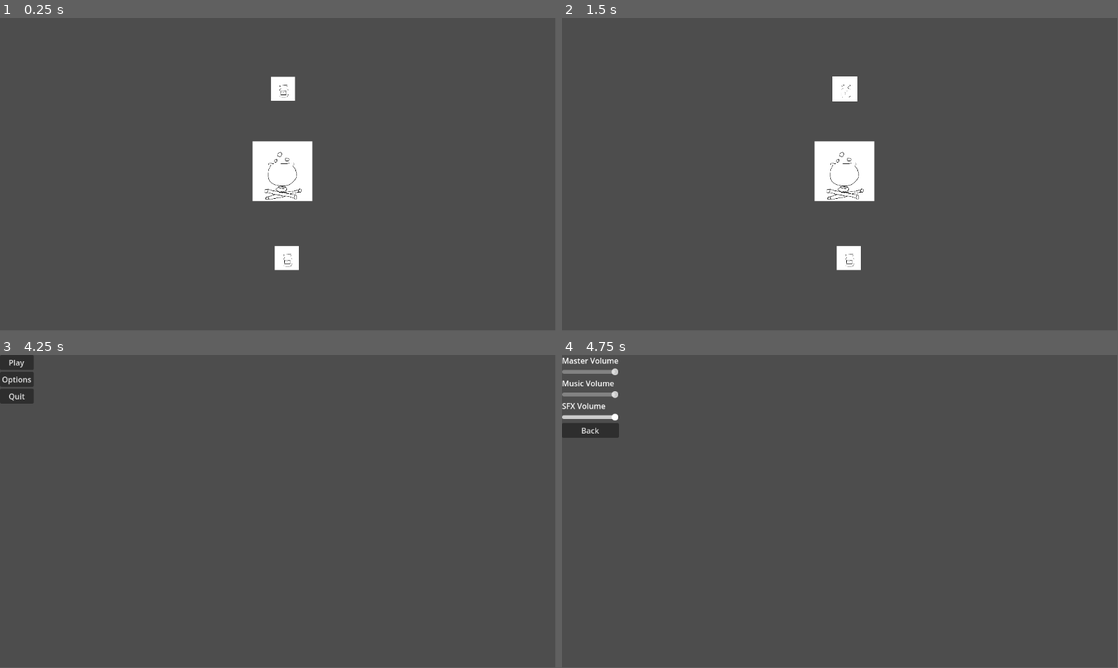
Above: before the commit, frames 1-4 (two rows, left to right).
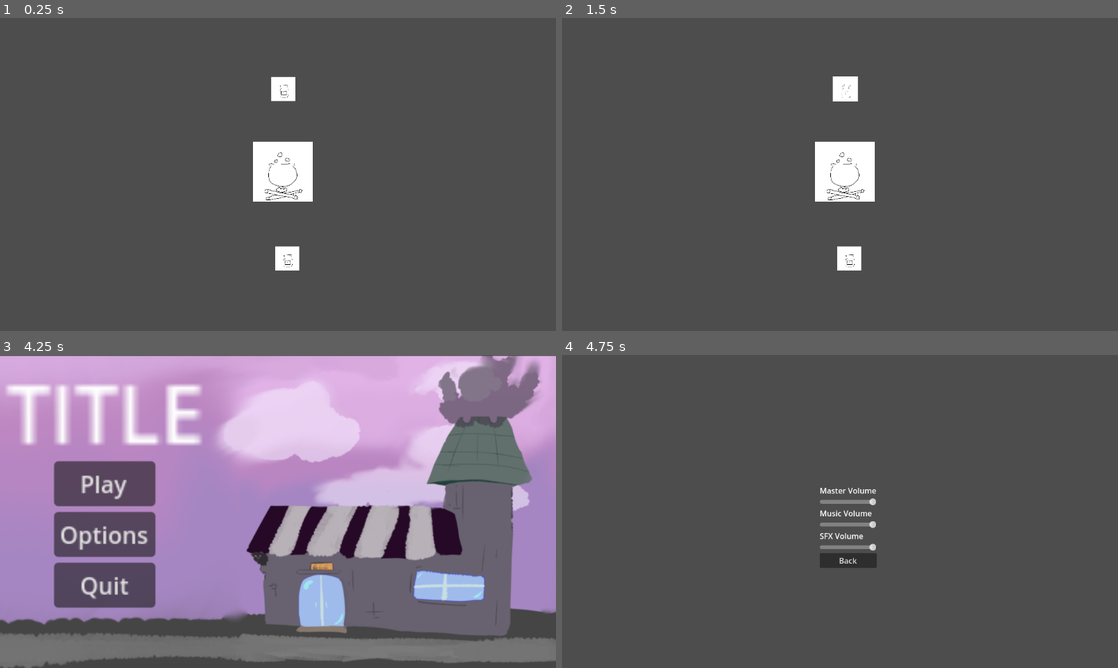
Above: after the commit, the same moments.

Repository: IFlewDowntheStairsOnce/AFK_Atelier
Game: Godot game, scene res://scenes/game.tscn
The game is run twice, just before and just after one commit, with the same random seed, the same clock (stepped at 60 frames per second) and the same inputs.
Inputs (mouse positions are in pixels of both pictures, inside the frame that each line leads up to):
- Up to frame 1 (0.25 s): no input
- Up to frame 2 (1.5 s): tap Enter at 0.5 s; move the mouse to (845, 171) at 0.52 s; click (845, 171) at 0.6 s; tap Space at 1.25 s; move the mouse to (845, 89) at 1.27 s; click (845, 89) at 1.35 s
- Up to frame 3 (4.25 s): tap Enter at 2, 3.5 s; move the mouse to (289, 596) at 2.02 s; click (289, 596) at 2.1 s; tap Space at 2.75 s; move the mouse to (250, 574) at 2.77 s; click (250, 574) at 2.85 s; move the mouse to (444, 558) at 3.52 s; click (444, 558) at 3.6 s; tap Escape (pause) at 4.15 s
- Up to frame 4 (4.75 s): click "Options" at 4.25 s
In our replay, the window is 799x449 before the commit and 800x450 after it. These sizes can differ from the game's own. Grey fills any space a smaller window leaves; there, only what the larger window draws over its background counts as a difference.

The runs differ from the first frame. In frame 1, 0.4% of the frame differs, in the area x 45-57%, y 18-81%; in frame 2, 0.4%; in frame 3, 86%, in the area x 0-100%, y 0-100%; in frame 4, 2.3%.

Commit message:
Updated main menu
Updated main menu and organized assets

Diff:
--- a/project.godot
+++ b/project.godot
@@ -14,6 +14,10 @@
 run/main_scene="res://scenes/game.tscn"
 config/features=PackedStringArray("4.3", "Forward Plus")
 config/icon="res://icon.svg"
+
+[display]
+
+window/stretch/mode="viewport"
 
 [global_group]
 
--- a/scenes/generics/generic_cauldron.tscn
+++ b/scenes/generics/generic_cauldron.tscn
@@ -1,8 +1,8 @@
 [gd_scene load_steps=5 format=3 uid="uid://davwn74ysxkvq"]
 
-[ext_resource type="Texture2D" uid="uid://bsutrvwydgpho" path="res://assets/temp_cauldron.png" id="1_q8f5d"]
+[ext_resource type="Texture2D" uid="uid://bsutrvwydgpho" path="res://assets/pngs/temp_cauldron.png" id="1_q8f5d"]
 [ext_resource type="Script" path="res://scripts/generics/generic_cauldron.gd" id="1_qswpq"]
-[ext_resource type="AudioStream" uid="uid://87eot30v1clq" path="res://assets/cauldron-bubbling-1-232444.mp3" id="3_d3juq"]
+[ext_resource type="AudioStream" uid="uid://87eot30v1clq" path="res://assets/mp3s/cauldron-bubbling-1-232444.mp3" id="3_d3juq"]
 
 [sub_resource type="CircleShape2D" id="CircleShape2D_6sb2h"]
 radius = 72.6911
@@ -21,5 +21,7 @@
 
 [node name="bubbling_AudioStreamPlayer2D" type="AudioStreamPlayer2D" parent="."]
 stream = ExtResource("3_d3juq")
+volume_db = -10.0
+bus = &"sfx"
 
 [connection signal="input_event" from="Area2D" to="." method="_on_area_2d_input_event"]
--- a/scenes/generics/generic_ingredient.tscn
+++ b/scenes/generics/generic_ingredient.tscn
@@ -1,9 +1,9 @@
 [gd_scene load_steps=6 format=3 uid="uid://7ltgkqo1p1n6"]
 
 [ext_resource type="Script" path="res://scripts/generics/generic_ingredient.gd" id="1_dxjh5"]
-[ext_resource type="Texture2D" uid="uid://b7alt8gsq32r8" path="res://assets/temp_ingredient.png" id="1_kmtng"]
-[ext_resource type="AudioStream" uid="uid://s6aie3bipc10" path="res://assets/splash-6213.mp3" id="3_5jbpv"]
-[ext_resource type="AudioStream" uid="uid://b0rk3c76i05xu" path="res://assets/grab1.mp3" id="4_qx11h"]
+[ext_resource type="Texture2D" uid="uid://b7alt8gsq32r8" path="res://assets/pngs/temp_ingredient.png" id="1_kmtng"]
+[ext_resource type="AudioStream" uid="uid://s6aie3bipc10" path="res://assets/mp3s/splash-6213.mp3" id="3_5jbpv"]
+[ext_resource type="AudioStream" uid="uid://b0rk3c76i05xu" path="res://assets/mp3s/grab1.mp3" id="4_qx11h"]
 
 [sub_resource type="CapsuleShape2D" id="CapsuleShape2D_12p7k"]
 
@@ -22,9 +22,11 @@
 
 [node name="splash_AudioStreamPlayer2D" type="AudioStreamPlayer2D" parent="."]
 stream = ExtResource("3_5jbpv")
+bus = &"sfx"
 
 [node name="grab_AudioStreamPlayer2D" type="AudioStreamPlayer2D" parent="."]
 stream = ExtResource("4_qx11h")
+bus = &"sfx"
 
 [connection signal="area_entered" from="Area2D" to="." method="_on_area_2d_area_entered"]
 [connection signal="area_exited" from="Area2D" to="." method="_on_area_2d_area_exited"]
--- a/scenes/menus/main_menu.tscn
+++ b/scenes/menus/main_menu.tscn
@@ -1,6 +1,7 @@
-[gd_scene load_steps=2 format=3 uid="uid://dag26cppfxbo2"]
+[gd_scene load_steps=3 format=3 uid="uid://dag26cppfxbo2"]
 
 [ext_resource type="Script" path="res://scripts/menus/main_menu.gd" id="1_xsxa8"]
+[ext_resource type="Texture2D" uid="uid://bagw1jve4lu5s" path="res://assets/pngs/menu_background.png" id="2_actym"]
 
 [node name="mainMenu" type="Control"]
 layout_mode = 3
@@ -11,10 +12,27 @@
 grow_vertical = 2
 script = ExtResource("1_xsxa8")
 
+[node name="MenuBackground" type="Sprite2D" parent="."]
+position = Vector2(780, 325)
+scale = Vector2(1.2915, 1.2915)
+texture = ExtResource("2_actym")
+
+[node name="Label" type="Label" parent="."]
+layout_mode = 2
+offset_left = 14.0
+offset_top = 3.0
+offset_right = 84.0
+offset_bottom = 26.0
+scale = Vector2(10.0497, 10.0497)
+text = "TITLE"
+
 [node name="MarginContainer" type="MarginContainer" parent="."]
 layout_mode = 0
-offset_right = 40.0
-offset_bottom = 40.0
+offset_left = 112.0
+offset_top = 220.0
+offset_right = 182.0
+offset_bottom = 321.0
+scale = Vector2(3, 3)
 
 [node name="VBoxContainer" type="VBoxContainer" parent="MarginContainer"]
 layout_mode = 2
--- a/scenes/menus/options_menu.tscn
+++ b/scenes/menus/options_menu.tscn
@@ -14,8 +14,10 @@
 
 [node name="MarginContainer" type="MarginContainer" parent="."]
 layout_mode = 0
-offset_right = 40.0
-offset_bottom = 40.0
+offset_left = 534.0
+offset_top = 269.0
+offset_right = 652.0
+offset_bottom = 441.0
 
 [node name="VBoxContainer" type="VBoxContainer" parent="MarginContainer"]
 layout_mode = 2
--- a/scripts/main.gd
+++ b/scripts/main.gd
@@ -1,5 +1,5 @@
 extends Node2D
 
 func _physics_process(delta: float) -> void:
-	if Input.is_action_just_released("pause"):
+	if Input.is_action_just_pressed("pause"):
 		get_tree().change_scene_to_file("res://scenes/menus/main_menu.tscn")
Not shown, removed: assets/cauldron-bubbling-1-232444.mp3.import
Not shown, removed: assets/grab1.mp3.import
Not shown, added: assets/mp3s/cauldron-bubbling-1-232444.mp3.import
Not shown, added: assets/mp3s/grab1.mp3.import
Not shown, added: assets/mp3s/splash-6213.mp3.import
Binary file added: assets/pngs/menu_background.png
Not shown, added: assets/pngs/menu_background.png.import
Renamed: assets/temp_cauldron.png -> assets/pngs/temp_cauldron.png
Not shown, changed: assets/pngs/temp_cauldron.png.import
Renamed: assets/temp_ingredient.png -> assets/pngs/temp_ingredient.png
Not shown, changed: assets/pngs/temp_ingredient.png.import
Not shown, removed: assets/splash-6213.mp3.import
(and 3 more such lines)
